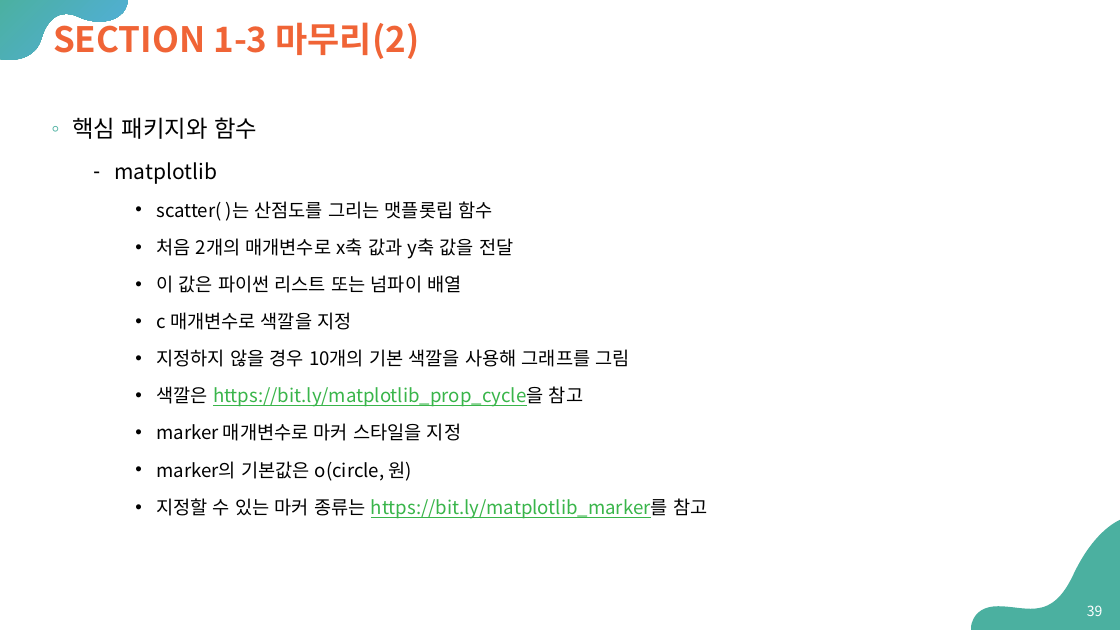
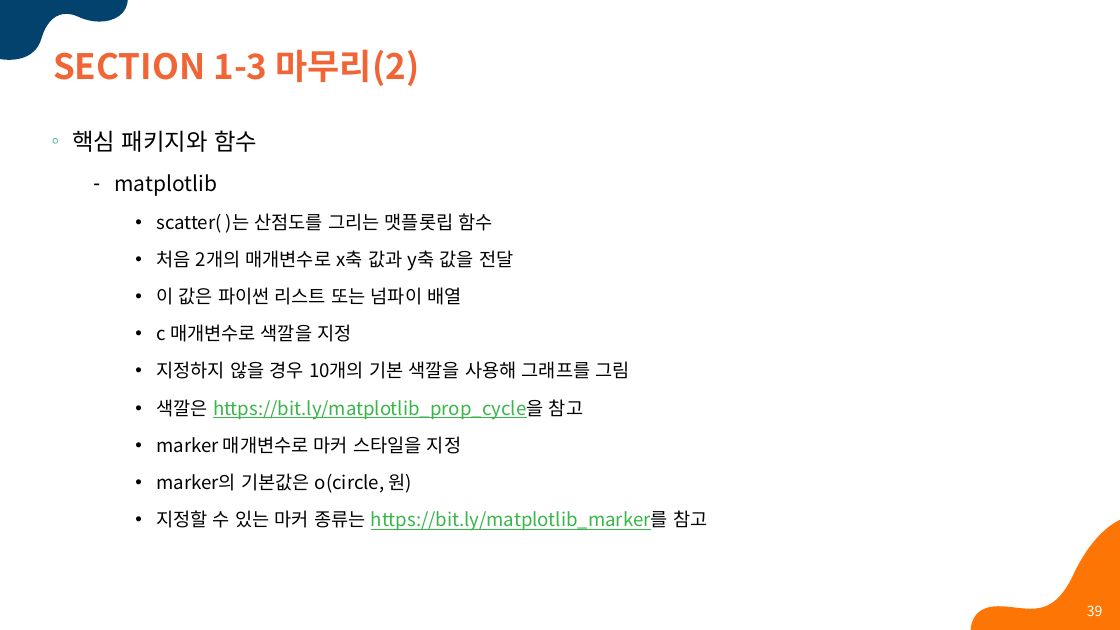
Before and after one commit to Sangdon-Park/Sangdon-Park.github.io, a slide deck: slide 39 of data/인공지능/01-인공지능개요.pptx. Drawn at 1120x630 pixels with LibreOffice and Linux fonts; fonts in the diff are those of the drawing. Boxes give left, top, right and bottom in pixels: in the first picture for what was removed or moved away, otherwise in the second. Text is boxed around its words. In the diff, an @@ line names an element or a change of style, - is before the commit and + after.

```diff
--- a/data/인공지능/01-인공지능개요.pptx
+++ b/data/인공지능/01-인공지능개요.pptx
@@ freeform shape at (0,0,128,60): fill gradient #4BB0A0 to #52AEE1 to #03426C @@
@@ title "SECTION 1-3 마무리(2)" rewrapped from (53,16,420,59) to (53,49,420,86) @@
@@ text "핵심 패키지와 함수": place and size @@
-text "핵심 패키지와 함수" at (72,117,707,519)
+text "핵심 패키지와 함수" at (72,130,707,531)
@@ freeform shape at (970,519,1120,630): fill #4BB0A0 to #FD7605 @@
```
Also in this commit, not shown: 42 other slides changed, 26 other files.
